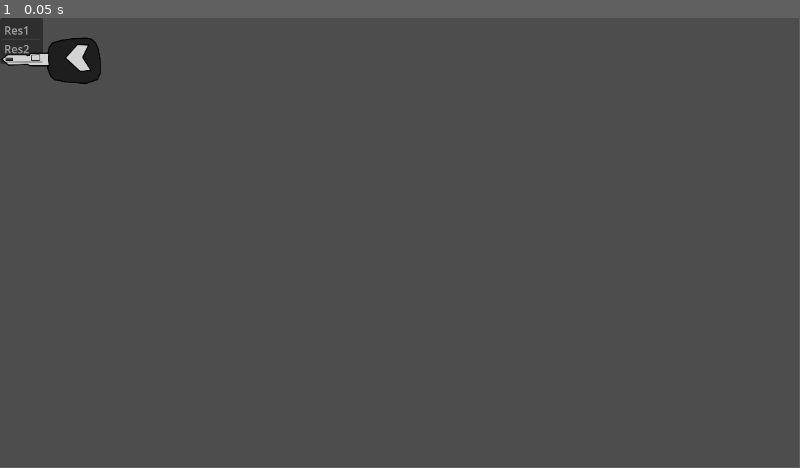
Above: before the commit, frame 1.
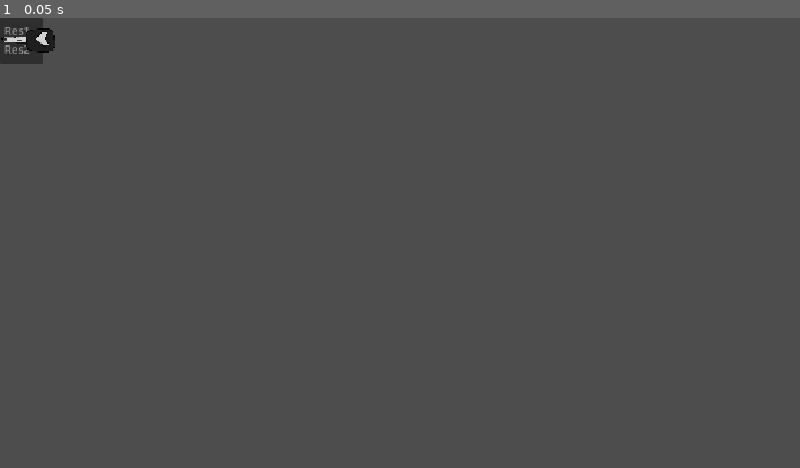
Above: after the commit, the same moment.

Repository: Sammouille/nodja
Game: Godot game, scene res://scripts_et_scenes/Inventaire/element_test.tscn
The game is run twice, just before and just after one commit, with the same random seed, the same clock (stepped at 60 frames per second) and the same inputs. The project has no main scene, so this scene is started directly.
Inputs:
- Up to frame 1 (0.05 s): no input
In our replay, the window is 799x449 before the commit and 800x450 after it. These sizes can differ from the game's own. Grey fills any space a smaller window leaves; there, only what the larger window draws over its background counts as a difference.

The runs differ from the first frame. In frame 1, 0.9% of the frame differs, in the area x 0-13%, y 1-15%.

Commit message:
limite gauche / haute élément inventaire

Diff:
--- a/project.godot
+++ b/project.godot
@@ -21,6 +21,10 @@
 [autoload]
 
 ManagerResolution="*uid://eiuup75i3xu8"
+
+[display]
+
+window/stretch/mode="canvas_items"
 
 [editor_plugins]
 
--- a/scripts_et_scenes/Inventaire/element_inventaire.gd
+++ b/scripts_et_scenes/Inventaire/element_inventaire.gd
@@ -27,8 +27,15 @@
 		mouse_drag_pos = temp_current_mouse_pos
 
 		#On déplace l'affiche.
-		position.x += temp_x *-1
-		position.y += temp_y *-1
+		if position.x + temp_x *-1 < 10:
+			position.x = 10
+		else:
+			position.x += temp_x *-1
+
+		if position.y + temp_y *-1 < 10:
+			position.y = 10
+		else:
+			position.y += temp_y *-1
 
 #Est appelé quand la souris survole l'affiche.
 func _on_mouse_entered() -> void:
--- a/scripts_et_scenes/Inventaire/element_test.tscn
+++ b/scripts_et_scenes/Inventaire/element_test.tscn
@@ -4,10 +4,10 @@
 [ext_resource type="Script" uid="uid://bcxsegco6thgi" path="res://scripts_et_scenes/Inventaire/element_inventaire.gd" id="2_w7ngk"]
 
 [node name="ElementTest" type="TextureRect" unique_id=1304320276]
-offset_right = 151.0
-offset_bottom = 123.0
+offset_right = 82.0
+offset_bottom = 64.0
 texture = ExtResource("1_q5oak")
-expand_mode = 2
+expand_mode = 1
 script = ExtResource("2_w7ngk")
 
 [connection signal="mouse_entered" from="." to="." method="_on_mouse_entered"]
--- a/scripts_et_scenes/Inventaire/inventaire.tscn
+++ b/scripts_et_scenes/Inventaire/inventaire.tscn
@@ -1,7 +1,7 @@
 [gd_scene format=3 uid="uid://jfm8js7ln7jw"]
 
 [ext_resource type="Script" uid="uid://brkn1060453di" path="res://scripts_et_scenes/Inventaire/espace_inventaire.gd" id="1_gbipl"]
-[ext_resource type="Texture2D" uid="uid://da58lkdv2smxj" path="res://assets/Inventaire/Interface.png" id="2_sqqrr"]
+[ext_resource type="Texture2D" uid="uid://da58lkdv2smxj" path="res://assets/inventaire/Interface.png" id="2_sqqrr"]
 
 [node name="Inventaire" type="CanvasLayer" unique_id=1765279565]
 
Renamed: assets/Inventaire/Interface.png -> assets/inventaire/Interface.png
Not shown, changed: assets/inventaire/Interface.png.import
Renamed: assets/Inventaire/Interfacecarnet.png -> assets/inventaire/Interfacecarnet.png
Not shown, changed: assets/inventaire/Interfacecarnet.png.import
Renamed: assets/Inventaire/Interfaceinventaire.png -> assets/inventaire/Interfaceinventaire.png
Not shown, changed: assets/inventaire/Interfaceinventaire.png.import
Renamed: assets/Inventaire/Interfacevoiture.png -> assets/inventaire/Interfacevoiture.png
Not shown, changed: assets/inventaire/Interfacevoiture.png.import
